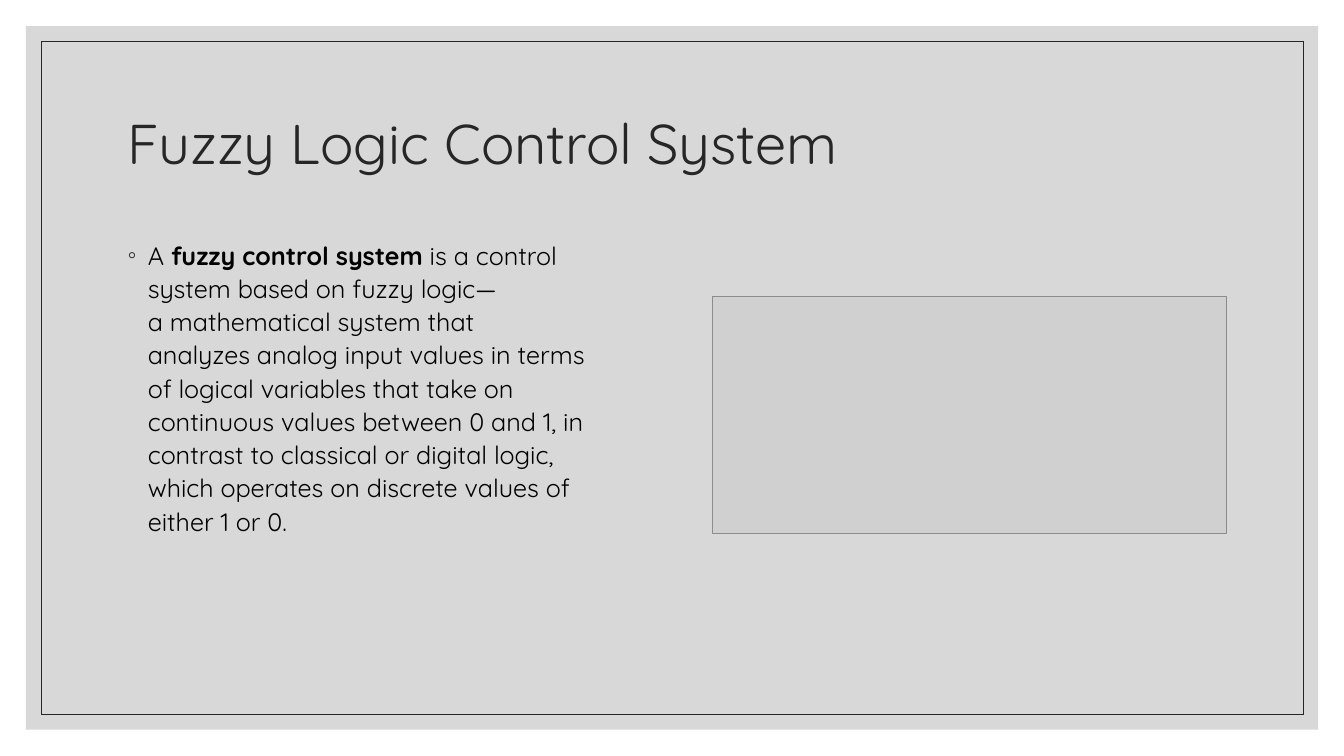
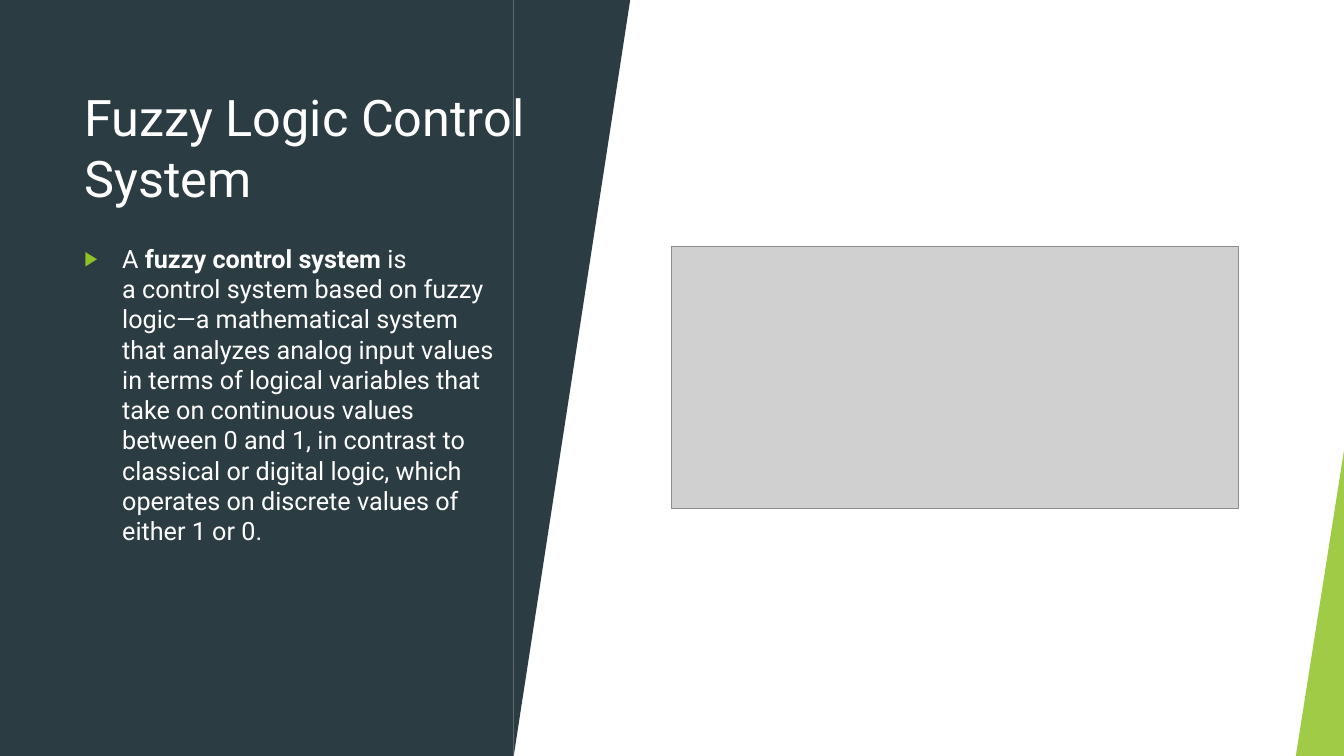
Before and after one commit to kunalgaurav18/FuzzyLogic, a slide deck: slide 4 of Intelligent Systems.pptx (slide 5 before the commit). Drawn at 1344x756 pixels with LibreOffice and Linux fonts; fonts in the diff are those of the drawing; grey boxes stand for pictures. Boxes give left, top, right and bottom in pixels: in the first picture for what was removed or moved away, otherwise in the second. Text is boxed around its words. In the diff, an @@ line names an element or a change of style, - is before the commit and + after.

Commit message:
Final Fuzzy code

```diff
--- a/Intelligent Systems.pptx
+++ b/Intelligent Systems.pptx
@@ rectangle added at (0, 0, 1344, 756), fill #FFFFFF @@
@@ rectangle added at (0, 0, 514, 756), fill #2C3C43 @@
@@ rectangle removed at (26, 26, 1319, 730) @@
@@ triangle added at (514, 0, 631, 756), fill #2C3C43 @@
@@ rectangle removed at (41, 41, 1304, 715) @@
@@ title "Fuzzy Logic Control System": place and size @@
-title "Fuzzy Logic Control System" at (128, 122, 838, 175)
+title "Fuzzy Logic Control System" at (84, 90, 524, 208)
@@ title "Fuzzy Logic Control System" at (84, 90, 524, 208): size 40 to 36 pt, font Quicksand to Roboto, text colour #262626 to #FFFFFF; line spacing 0.9 to 1 @@
@@ text "A fuzzy control system is ...": place and size @@
-text "A fuzzy control system is ..." at (148, 246, 585, 532)
+text "A fuzzy control system is ..." at (122, 249, 493, 541)
@@ text "A fuzzy control system is ..." at (122, 249, 493, 541): font Quicksand to Roboto, text colour #000000 to #FFFFFF; bullet ◦ to ▶; line spacing 1.1 to 1; more space between paragraphs; bullet colour #262626 to #90C226 @@
@@ picture: place and size @@
-picture at (713, 296, 1227, 534)
+picture at (673, 246, 1239, 508)
@@ group added at (0, 0, 1344, 756): 5 freeform shapes, 3 triangles @@
@@ group added at (0, 0, 1344, 756): 5 freeform shapes, 3 triangles, 2 lines @@
@@ triangle added at (1297, 443, 1344, 756), fill #90C226 at 85% opacity @@
```
Also in this commit, not shown: 8 other slides changed, 6 slides added, 4 slides removed, 4 other files.
